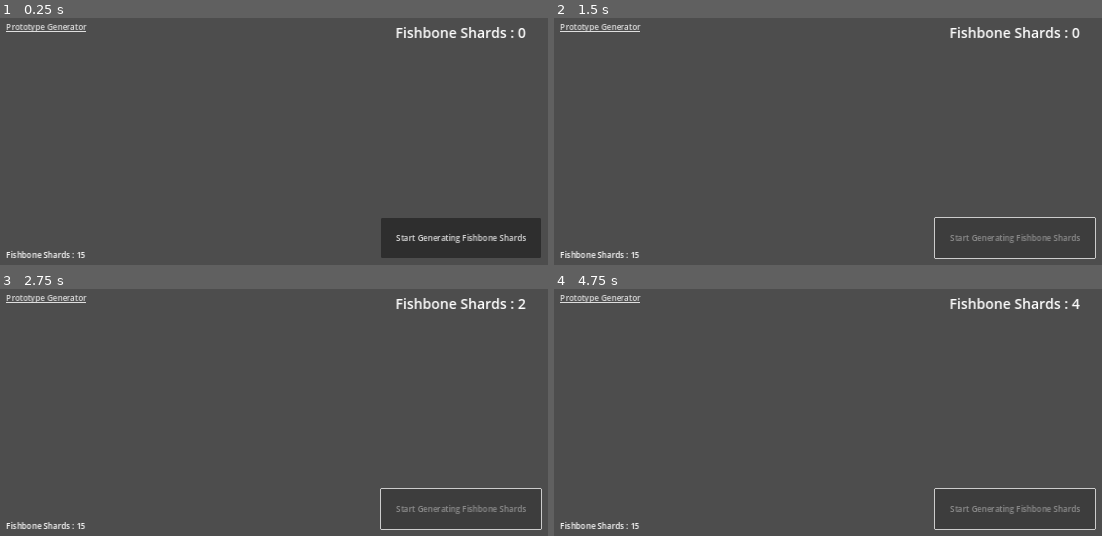
Above: before the commit, frames 1-4 (two rows, left to right).
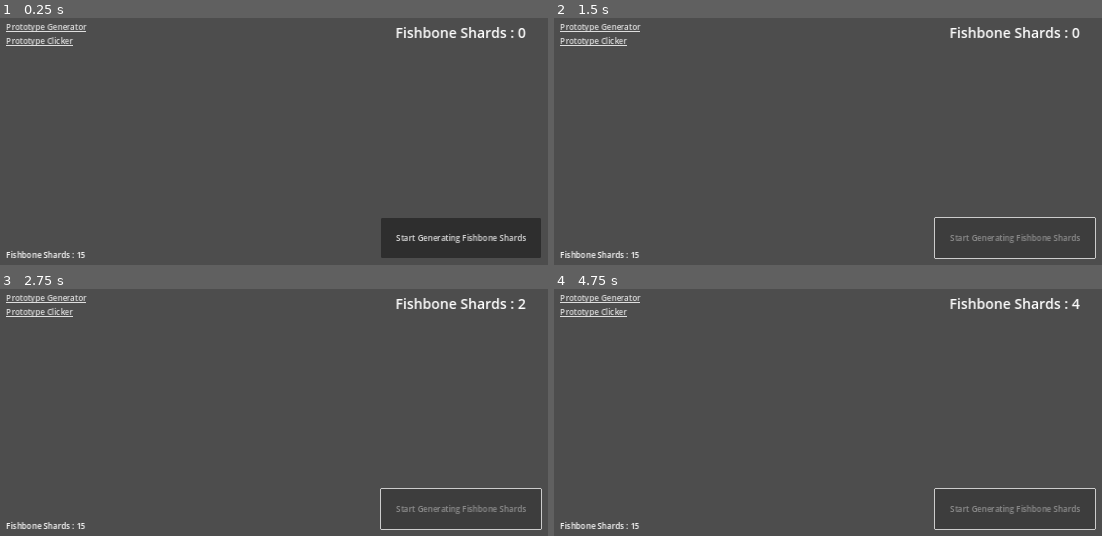
Above: after the commit, the same moments.

Repository: LironLZ/project_fishbone
Game: Godot game, scene res://scenes/user_interface/user_interface.tscn
The game is run twice, just before and just after one commit, with the same random seed, the same clock (stepped at 60 frames per second) and the same inputs. The project has no main scene, so this scene is started directly.
Inputs:
- Up to frame 1 (0.25 s): no input
- Up to frame 2 (1.5 s): click "Start Generating Fishbone Sha…" at 0.5 s; tap Enter at 1.25 s
- Up to frame 3 (2.75 s): tap Space at 2 s
- Up to frame 4 (4.75 s): tap Enter at 3.5 s; tap Space at 4.25 s

The runs differ from the first frame. In frame 1, 0.3% of the frame differs, in the area x 1-14%, y 7-12%; in frame 2, 0.3%; in frame 3, 0.3%; in frame 4, 0.3%.

Commit message:
View navigation

Diff:
--- a/scenes/prototypes/clicker/prototype_clicker.gd
+++ b/scenes/prototypes/clicker/prototype_clicker.gd
@@ -5,12 +5,21 @@
 
 ## Reference to the label displaying the current amount of fishbone shards created.
 @export var label : Label
+## View reference.
+@export var view : UserInterface.Views
+## Reference to the user interface.
+@export var user_interface : UserInterface
+
 ## Current amount of fishbone shards created.
 var fishbone_shards : int = 0
 
 ## Initialize the label at launch.
 func _ready() -> void:
 	update_label_text()
+
+	visible = false
+
+	user_interface.navigation_requested.connect(_on_navigation_request)
 
 
 ## Create 1 fishbone shards.
@@ -27,3 +36,11 @@
 ## Triggered when the create fishbone shards button is pressed.
 func _on_button_pressed() -> void:
 	create_fishbone_shards()
+
+## Watch for navigation requests and react accordingly.
+func _on_navigation_request(requested_view : UserInterface.Views) -> void:
+	if requested_view == view:
+		visible = true
+		return
+
+	visible = false
--- a/scenes/prototypes/generator/prototype_generator.gd
+++ b/scenes/prototypes/generator/prototype_generator.gd
@@ -11,6 +11,10 @@
 @export var button : Button
 ## Reference to the timer.
 @export var timer : Timer
+## View reference.
+@export var view : UserInterface.Views
+## Reference to the user interface.
+@export var user_interface : UserInterface
 
 
 ## Current amount of fishbone shards in storage.
@@ -21,6 +25,10 @@
 ##  Initialize the label.
 func _ready() -> void:
 	update_label_text()
+
+	visible = true
+
+	user_interface.navigation_requested.connect(_on_navigation_request)
 
 
 ## Creates fishbone shards and stores it.
@@ -48,3 +56,11 @@
 ## Triggered when the timer times out.
 func _on_timer_timeout() -> void:
 	create_fishbone_shards()
+
+## Watch for navigation requests and react accordingly.
+func _on_navigation_request(requested_view : UserInterface.Views) -> void:
+	if requested_view == view:
+		visible = true
+		return
+
+	visible = false
--- /dev/null
+++ b/scenes/user_interface/user_interface.gd
@@ -0,0 +1,23 @@
+class_name UserInterface
+extends Control
+## Main class controlling the user interface.
+
+
+## List of views.
+enum Views {
+	PROTOTYPE_GENERATOR,
+	PROTOTYPE_CLICKER
+}
+
+## Emitted when something requested navigation. Includes the view target.
+signal navigation_requested(view : Views)
+
+
+
+## Triggered when the prototype generator link is clicked
+func _on_prototype_generator_link_pressed() -> void:
+	navigation_requested.emit(Views.PROTOTYPE_GENERATOR)
+
+## Triggered when the prototype clicker link is clicked.
+func _on_prototype_clicker_link_pressed() -> void:
+	navigation_requested.emit(Views.PROTOTYPE_CLICKER)
--- a/scenes/user_interface/user_interface.tscn
+++ b/scenes/user_interface/user_interface.tscn
@@ -1,6 +1,8 @@
-[gd_scene load_steps=2 format=3 uid="uid://s2gii5awo15c"]
+[gd_scene load_steps=4 format=3 uid="uid://s2gii5awo15c"]
 
+[ext_resource type="Script" path="res://scenes/user_interface/user_interface.gd" id="1_8cjgs"]
 [ext_resource type="PackedScene" uid="uid://bup82qky38rpq" path="res://scenes/prototypes/generator/prototype_generator.tscn" id="1_jvp7q"]
+[ext_resource type="PackedScene" uid="uid://bxcj2l6xbomv3" path="res://scenes/prototypes/clicker/prototype_clicker.tscn" id="3_gdf27"]
 
 [node name="UserInterface" type="Control"]
 layout_mode = 3
@@ -9,6 +11,7 @@
 anchor_bottom = 1.0
 grow_horizontal = 2
 grow_vertical = 2
+script = ExtResource("1_8cjgs")
 
 [node name="HBoxContainer" type="HBoxContainer" parent="."]
 layout_mode = 1
@@ -49,9 +52,13 @@
 [node name="VBoxContainer" type="VBoxContainer" parent="HBoxContainer/LeftPanel/VBoxContainer/Navigator/MarginContainer"]
 layout_mode = 2
 
-[node name="LinkButton" type="LinkButton" parent="HBoxContainer/LeftPanel/VBoxContainer/Navigator/MarginContainer/VBoxContainer"]
+[node name="PrototypeGeneratorLink" type="LinkButton" parent="HBoxContainer/LeftPanel/VBoxContainer/Navigator/MarginContainer/VBoxContainer"]
 layout_mode = 2
 text = "Prototype Generator"
+
+[node name="PrototypeClickerLink" type="LinkButton" parent="HBoxContainer/LeftPanel/VBoxContainer/Navigator/MarginContainer/VBoxContainer"]
+layout_mode = 2
+text = "Prototype Clicker"
 
 [node name="MarginContainer" type="MarginContainer" parent="HBoxContainer/LeftPanel/VBoxContainer"]
 layout_mode = 2
@@ -97,5 +104,15 @@
 layout_mode = 2
 size_flags_horizontal = 3
 
-[node name="PrototypeGenerator" parent="HBoxContainer/MainView" instance=ExtResource("1_jvp7q")]
+[node name="PrototypeGenerator" parent="HBoxContainer/MainView" node_paths=PackedStringArray("user_interface") instance=ExtResource("1_jvp7q")]
 layout_mode = 1
+user_interface = NodePath("../../..")
+
+[node name="PrototypeClicker" parent="HBoxContainer/MainView" node_paths=PackedStringArray("user_interface") instance=ExtResource("3_gdf27")]
+visible = false
+layout_mode = 1
+view = 1
+user_interface = NodePath("../../..")
+
+[connection signal="pressed" from="HBoxContainer/LeftPanel/VBoxContainer/Navigator/MarginContainer/VBoxContainer/PrototypeGeneratorLink" to="." method="_on_prototype_generator_link_pressed"]
+[connection signal="pressed" from="HBoxContainer/LeftPanel/VBoxContainer/Navigator/MarginContainer/VBoxContainer/PrototypeClickerLink" to="." method="_on_prototype_clicker_link_pressed"]
